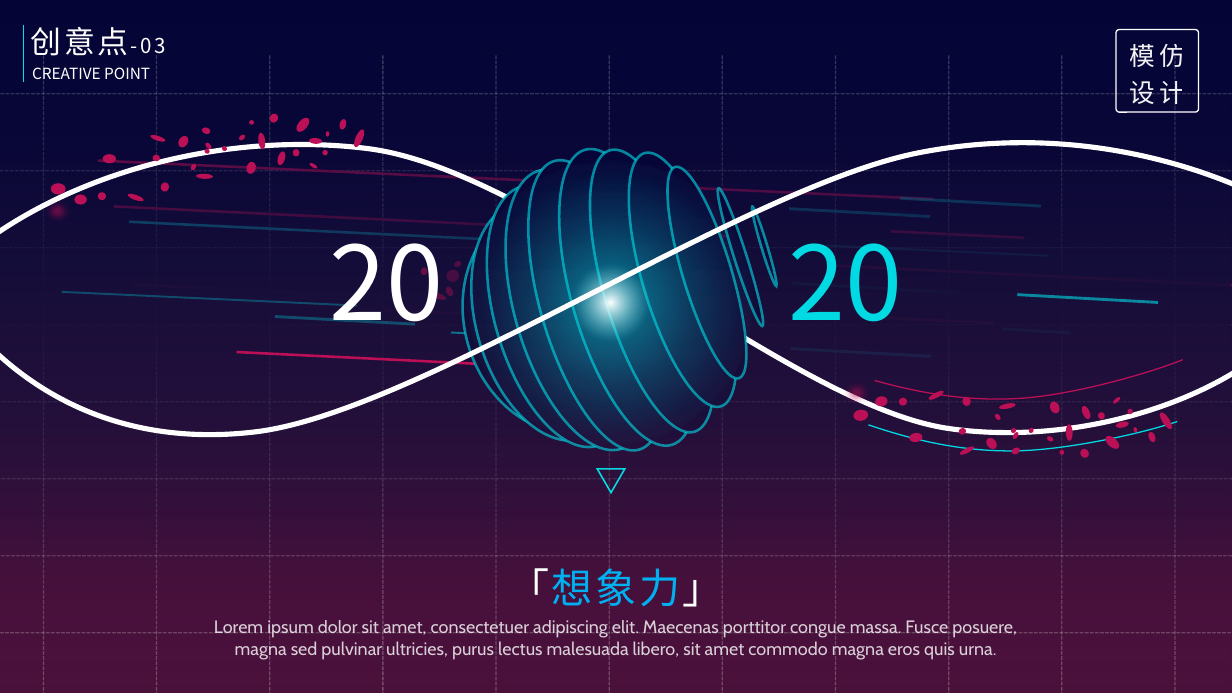
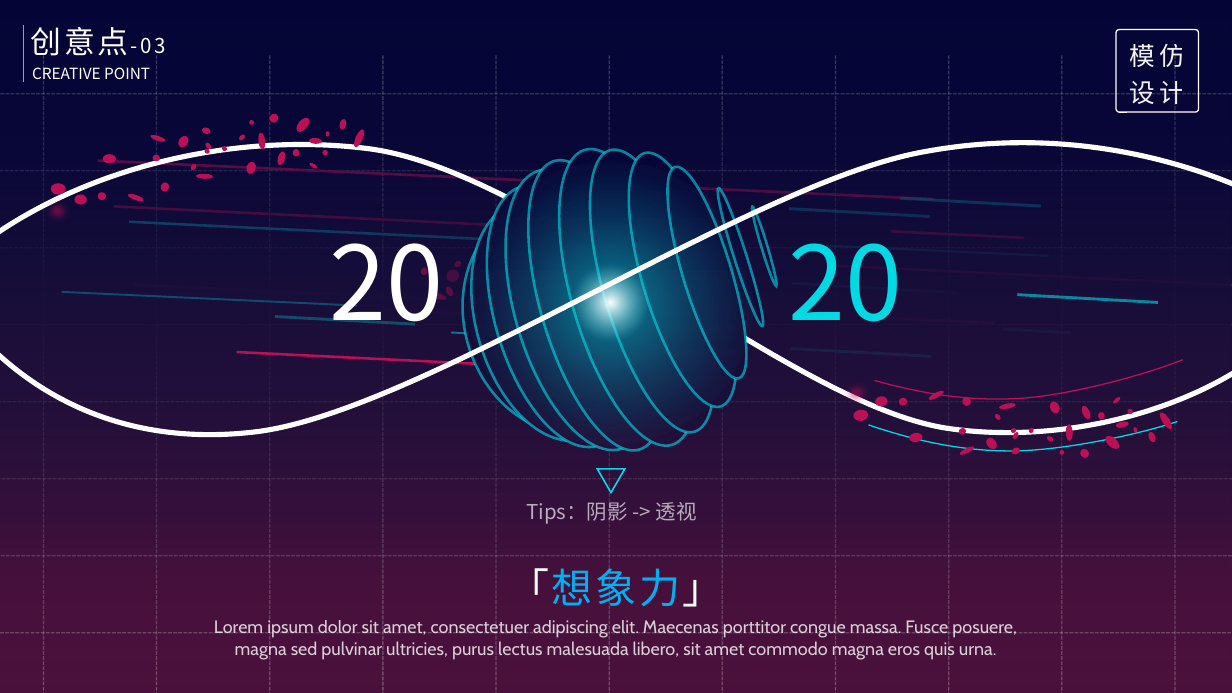
Before and after one commit to NewOrForever/AI_for_design_Study, a slide deck: slide 2 of 想象力_mock.pptx. Drawn at 1232x693 pixels with LibreOffice and Linux fonts; fonts in the diff are those of the drawing; background and template pictures are left out. Boxes give left, top, right and bottom in pixels: in the first picture for what was removed or moved away, otherwise in the second. Text is boxed around its words. In the diff, an @@ line names an element or a change of style, - is before the commit and + after.

```diff
--- a/想象力_mock.pptx
+++ b/想象力_mock.pptx
@@ text added at <box>526,502,697,524</box>, 16 pt, text #FFFFFF at 66% opacity @@
+Tips：阴影 -> 透视
```
Also in this commit, not shown: 2 other slides changed.
